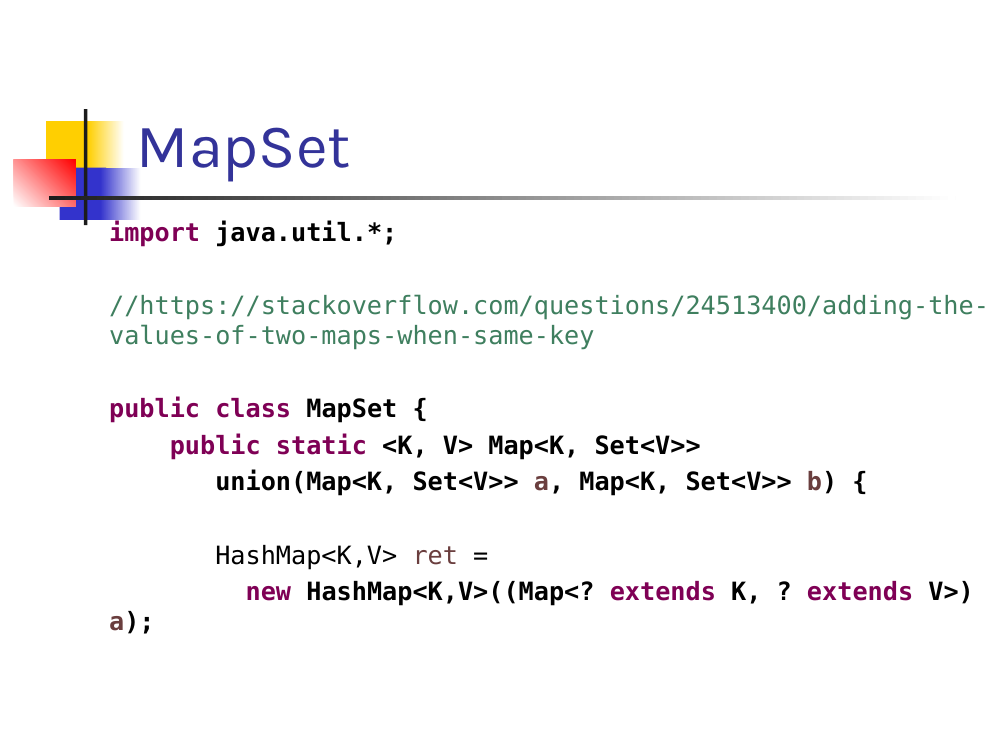
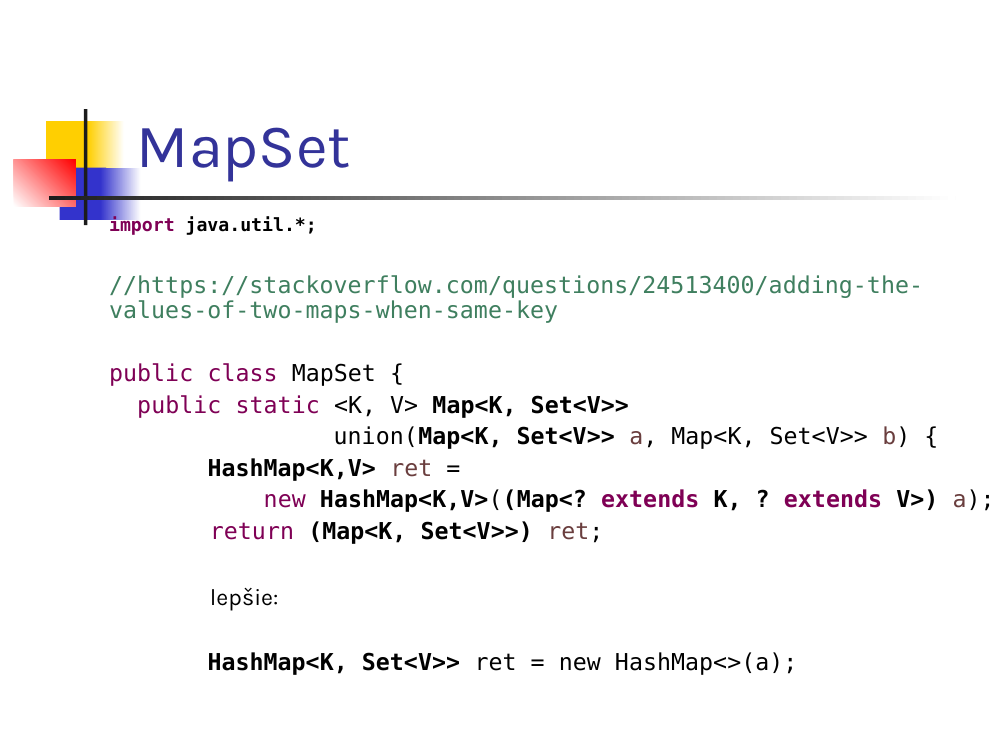
Before and after one commit to Programovanie4/Prednasky, a slide deck: slide 3 of 08/08_java_intro.ppt. Drawn at 1008x756 pixels with LibreOffice and Linux fonts; fonts in the diff are those of the drawing. Boxes give left, top, right and bottom in pixels: in the first picture for what was removed or moved away, otherwise in the second. Text is boxed around its words. In the diff, an @@ line names an element or a change of style, - is before the commit and + after.

```diff
--- a/08/08_java_intro.ppt
+++ b/08/08_java_intro.ppt
@@ text at [109,217,995,512]: size 18 to 12.9 pt in "import java.util.*;"; size 18 to 16.6 pt in "//https://stackoverflow.com/questions/24513400/adding-the-va ...", "public class MapSet {", "public static <K, V> Map<K, Set<V>>", "union(Map<K, Set<V>> a, Map<K, Set<V>> b) {" and 2 more places; bold off in "public class MapSet {", "public static <K, V>", "union(Map<K, a, Map<K, Set<V>> b) {", "new HashMap<K,V>((Map<? a);"; bold on in "HashMap<K,V>"; line spacing 1 to 0.9; less space between paragraphs @@
@@ text at [208,521,797,675]: paragraphs added @@
+return (Map<K, Set<V>>) ret;
+lepšie:
+HashMap<K, Set<V>> ret = new HashMap<>(a);
```
Also in this commit, not shown: 5 other slides changed, 3 other files.
